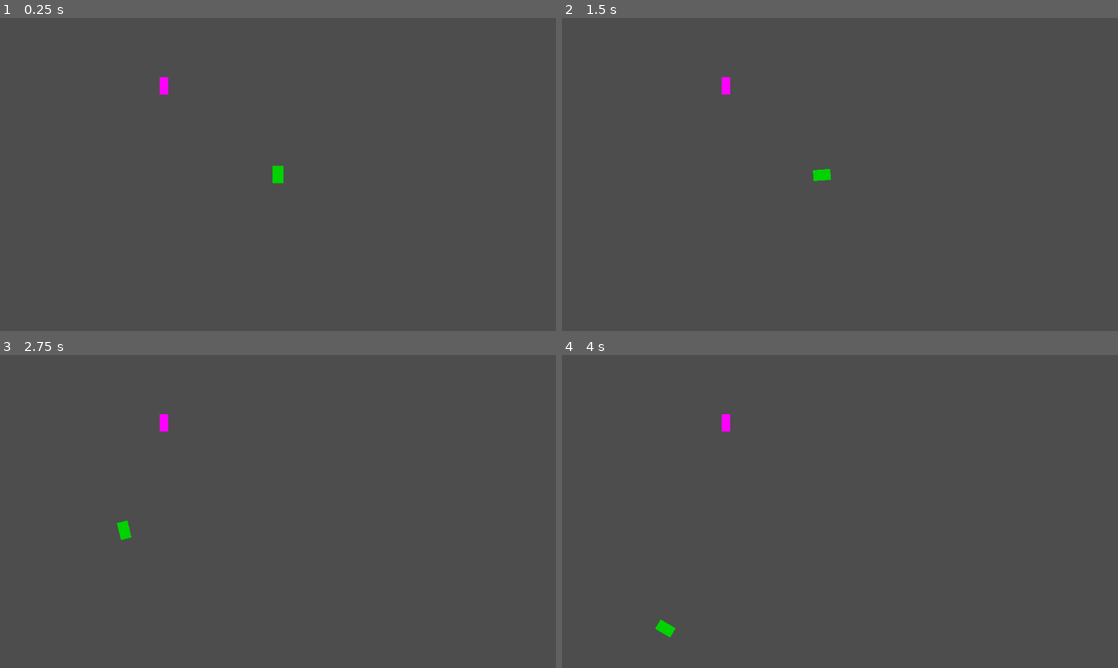
Above: before the commit, frames 1-4 (two rows, left to right).
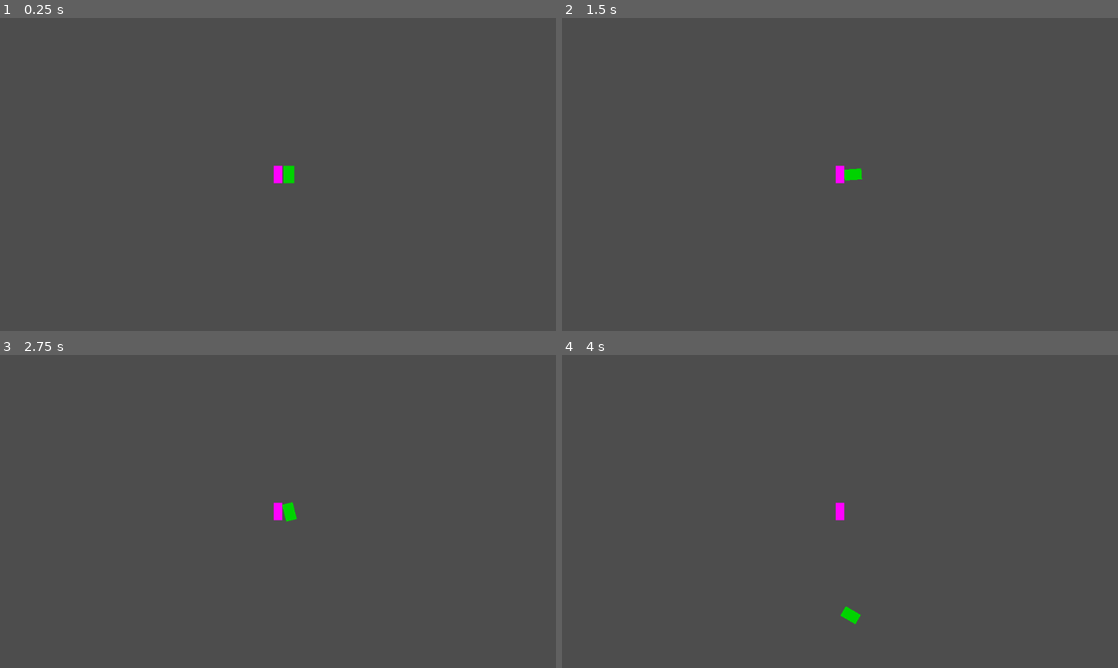
Above: after the commit, the same moments.

Repository: AndrewJDGalga/godot-simpleshooter
Game: Godot game, scene res://lv/test_space.tscn
Same seed, same stepped clock (60 frames per second), same inputs: the game is played once before the commit and once after it.
Inputs:
- Up to frame 1 (0.25 s): no input
- Up to frame 2 (1.5 s): tap Enter at 0.5 s; hold D (right) 0.53-1.28 s; tap Space (fire_laser) at 0.6, 1.25, 1.35 s; hold Down (down) from 1.28 s (still down)
- Up to frame 3 (2.75 s): release Down (down) at 2.03 s; hold D (right) from 2.03 s (still down); tap Space (fire_laser) at 2.1 s
- Up to frame 4 (4 s): release D (right) at 2.78 s; hold W (up) 2.78-3.53 s; tap Space (fire_laser) at 2.85, 3.6 s; hold A (left) from 3.53 s (still down)

The runs differ from the first frame. In frame 1, 0.3% of the frame differs, in the area x 28-53%, y 18-53%; in frame 2, 0.4%; in frame 3, 0.4%, in the area x 21-54%, y 18-60%; in frame 4, 0.4%.

Commit message:
instancing enemy in scene.

Diff:
--- a/entity/unshielded_enemy.gd
+++ b/entity/unshielded_enemy.gd
@@ -1 +1,16 @@
 extends "res://entity/entityScripts/entity.gd"
+
+var destination: get = destination_get, set = destination_set
+var direction:Vector2 = Vector2.ZERO
+
+func _ready():
+	direction = Vector2(position.x - destination.x, position.y - destination.y).normalized()
+
+func _physics_process(delta):
+	pass
+
+func destination_get():
+	return destination
+
+func destination_set(val:Vector2):
+	destination = val
--- a/lv/test_space.gd
+++ b/lv/test_space.gd
@@ -3,9 +3,16 @@
 @onready var summon_timer = $summon_timer
 @export var summon_dist_y:float = 40.0
 @export var summon_dist_x:float = 80.0
+
+@export var test_enemy_ref:PackedScene = null
+
 var summon_square:Vector2
 
 func _ready():
 	summon_square = Vector2( \
 		ProjectSettings.get_setting("display/window/size/viewport_width") + summon_dist_x, \
 		ProjectSettings.get_setting("display/window/size/viewport_height") + summon_dist_y)
+
+	var test_enemy = test_enemy_ref.instantiate()
+	test_enemy.destination_set(Vector2(20,20))
+	call_deferred("add_child", test_enemy)
--- a/lv/test_space.tscn
+++ b/lv/test_space.tscn
@@ -6,6 +6,7 @@
 
 [node name="TestSpace" type="Node2D"]
 script = ExtResource("1_qqodf")
+test_enemy_ref = ExtResource("3_0sjr2")
 
 [node name="player_space" parent="." instance=ExtResource("1_gugsu")]
 collision_layer = 1
@@ -16,6 +17,3 @@
 
 [node name="summon_timer" type="Timer" parent="."]
 one_shot = true
-
-[node name="UnshieldedEnemy" parent="." instance=ExtResource("3_0sjr2")]
-position = Vector2(-210, -163)
